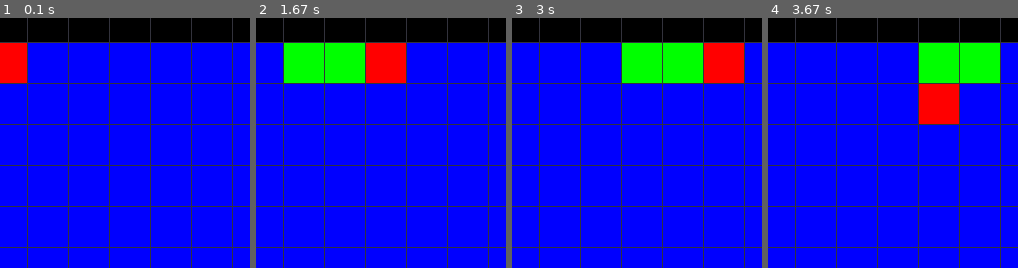
Above: before the commit, frames 1-4 (left to right).
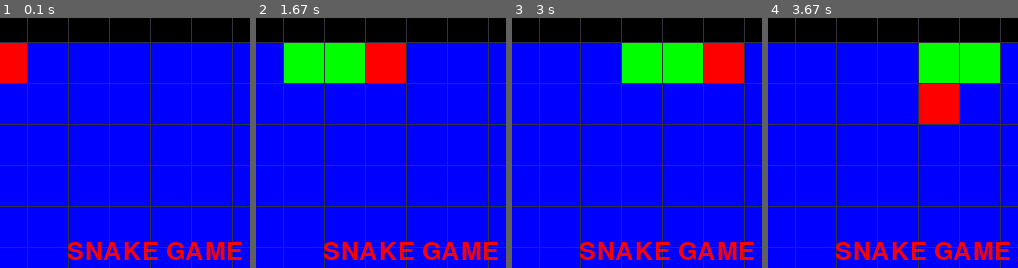
Above: after the commit, the same moments.

Repository: attojeon/pygame_theme
Game: pygame game, started from snake_4.py
The game is run twice, just before and just after one commit, with the same random seed, the same clock (stepped at 60 frames per second) and the same inputs.
Inputs (mouse positions are % of the whole screen's width and height, from its top left):
- Up to frame 1 (0.1 s): no input
- Up to frame 2 (1.67 s): tap Space at 0.33, 0.67 s; click (82, 47) at 1.05 s; hold Right from 1.33 s (still down); move the mouse to (50, 57) at 1.37 s
- Up to frame 3 (3 s): release Right at 1.8 s; hold Right 2.17-2.63 s; hold Left from 2.67 s (still down)
- Up to frame 4 (3.67 s): release Left at 3.2 s; hold Down 3.23-3.53 s
The pictures show only the part of the screen within x 19-69%, y 3-53%; the shares and areas given below are measured in that part.

The runs differ from the first frame. In frame 1, 2.7% of the frame differs, in the area x 26-97%, y 89-97%; in frame 2, 2.7%; in frame 3, 2.7%; in frame 4, 2.7%.

Commit message:
폰트 크기 다양하게 그리기

Diff:
--- a/snake_4.py
+++ b/snake_4.py
@@ -41,6 +41,7 @@
 cell_margin = 1
 game_font = pg.font.Font( pg.font.get_default_font(), 25)
 game_score = 0
+game_font_large = pg.font.Font( pg.font.get_default_font(), 72)
 
 
 '''
@@ -51,6 +52,17 @@
     scoreRect = scoreSurf.get_rect()
     scoreRect.topleft = (x, y)
     screen.blit(scoreSurf, scoreRect)
+
+
+'''
+    문자열을 화면의 중앙에 크게 표시하기
+'''
+def drawBigMsg_to_screen(msg, color):
+    msgSurf = game_font.render(msg, True, color)
+    msgRect = msgSurf.get_rect()
+    msgRect.center = ( SCREEN_SIZE[0]/2, SCREEN_SIZE[1]/2)
+    screen.blit(msgSurf, msgRect)
+
 
 
 '''
@@ -206,6 +218,7 @@
 def main_loop():
     global game_score
     count = 0
+
     while not done:
         event_loop()
         if count % game_speed == 0:
@@ -217,6 +230,7 @@
         object_draw_board()
         object_draw_snake()
         score_to_screen(game_score, BLUE, 10, 10)
+        drawBigMsg_to_screen('SNAKE GAME', (255, 0, 0) )
         pg.display.update()
         count += 1
         clock.tick(fps)
